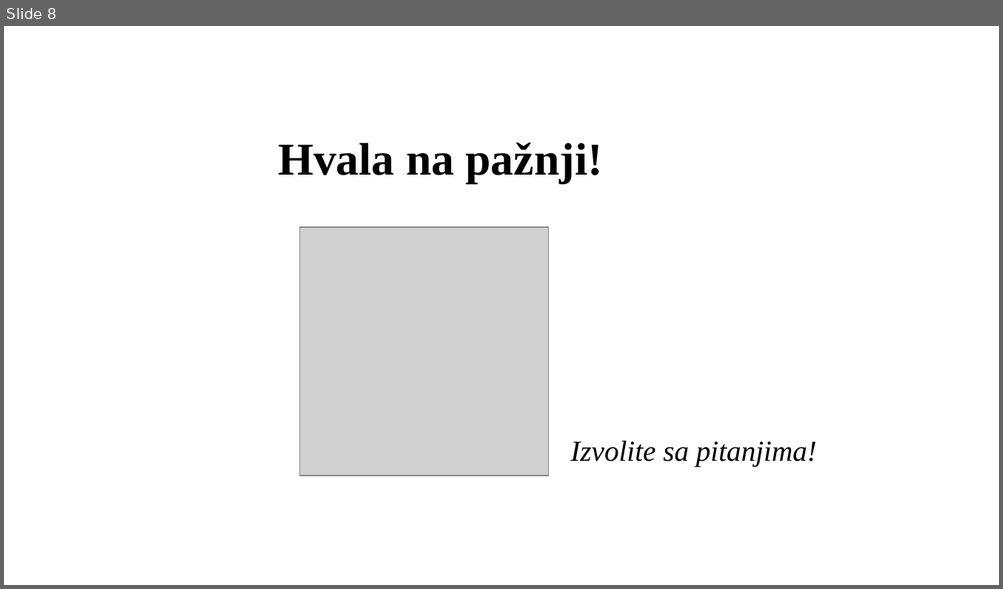
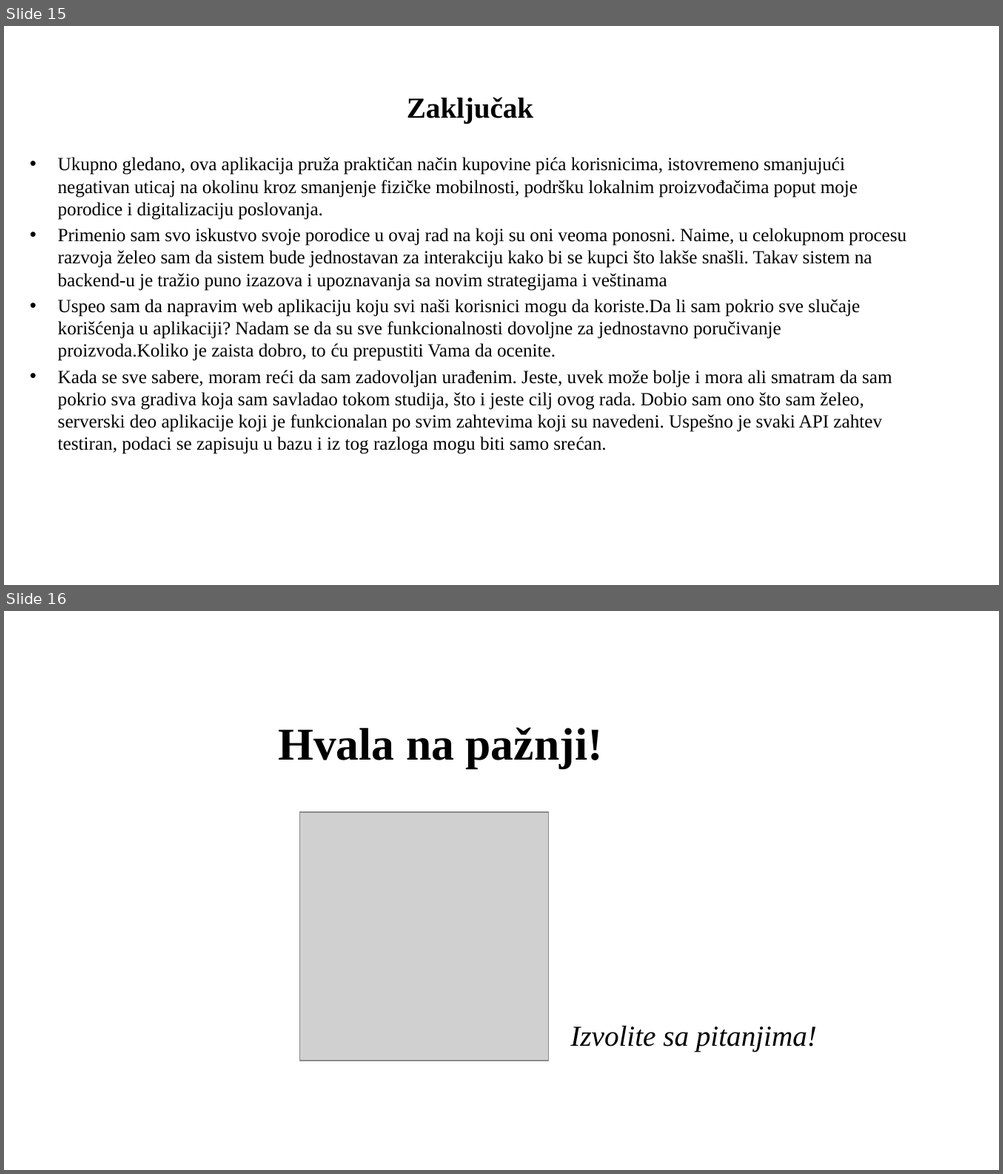
Before and after one commit to Pedja1201/ProjectBrandy_springboot-angular, a slide deck: Specification and Modeling/PredragRadak-Presentation.pptx. Shown one above the other, each under a label of ours: slide 8 before the commit, slides 15 and 16 after it. The pictures are 1003x589 and 1003x1174 pixels, drawn with LibreOffice and Linux fonts; fonts in the diff are those of the drawing; grey boxes stand for pictures; background and template pictures are left out. Boxes give left, top, right and bottom in pixels: in the first picture for what was removed or moved away, otherwise in the second. Text is boxed around its words. In the diff, an @@ line names an element or a change of style, - is before the commit and + after.

```diff
--- a/Specification and Modeling/PredragRadak-Presentation.pptx
+++ b/Specification and Modeling/PredragRadak-Presentation.pptx
@@ slide 15 added at (4,26,999,585), background picture (left out) @@
@@ text added at (407,97,533,124), 28 pt, text #000000, bold @@
+Zaključak
@@ text added at (58,157,906,454), 18 pt, text #000000 @@
+• Ukupno gledano, ova aplikacija pruža praktičan način kupovine pića korisnicima, istovremeno smanjujući negativan uticaj na okolinu kroz smanjenje fizičke mobilnosti, podršku lokalnim proizvođačima poput moje porodice i digitalizaciju poslovanja.
+• Primenio sam svo iskustvo svoje porodice u ovaj rad na koji su oni veoma ponosni. Naime, u celokupnom procesu razvoja želeo sam da sistem bude jednostavan za interakciju kako bi se kupci što lakše snašli. Takav sistem na backend-u je tražio puno izazova i upoznavanja sa novim strategijama i veštinama
+• Uspeo sam da napravim web aplikaciju koju svi naši korisnici mogu da koriste.Da li sam pokrio sve slučaje korišćenja u aplikaciji? Nadam se da su sve funkcionalnosti dovoljne za jednostavno poručivanje proizvoda.Koliko je zaista dobro, to ću prepustiti Vama da ocenite.
+• Kada se sve sabere, moram reći da sam zadovoljan urađenim. Jeste, uvek može bolje i mora ali smatram da sam pokrio sva gradiva koja sam savladao tokom studija, što i jeste cilj ovog rada. Dobio sam ono što sam želeo, serverski deo aplikacije koji je funkcionalan po svim zahtevima koji su navedeni. Uspešno je svaki API zahtev testiran, podaci se zapisuju u bazu i iz tog razloga mogu biti samo srećan.
@@ what was slide 8 is now slide 16 @@
```
Also in this commit, not shown: 5 slides changed, 9 other slides added, 2 slides removed.
